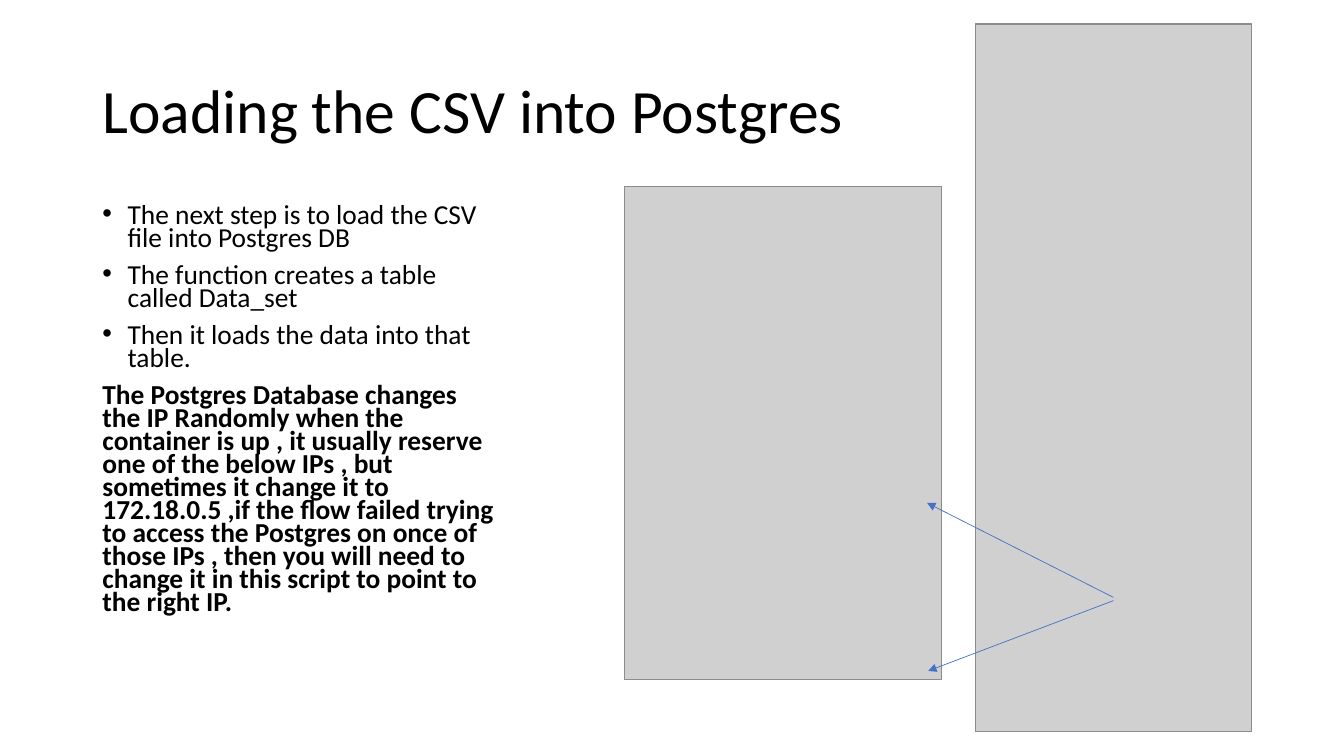
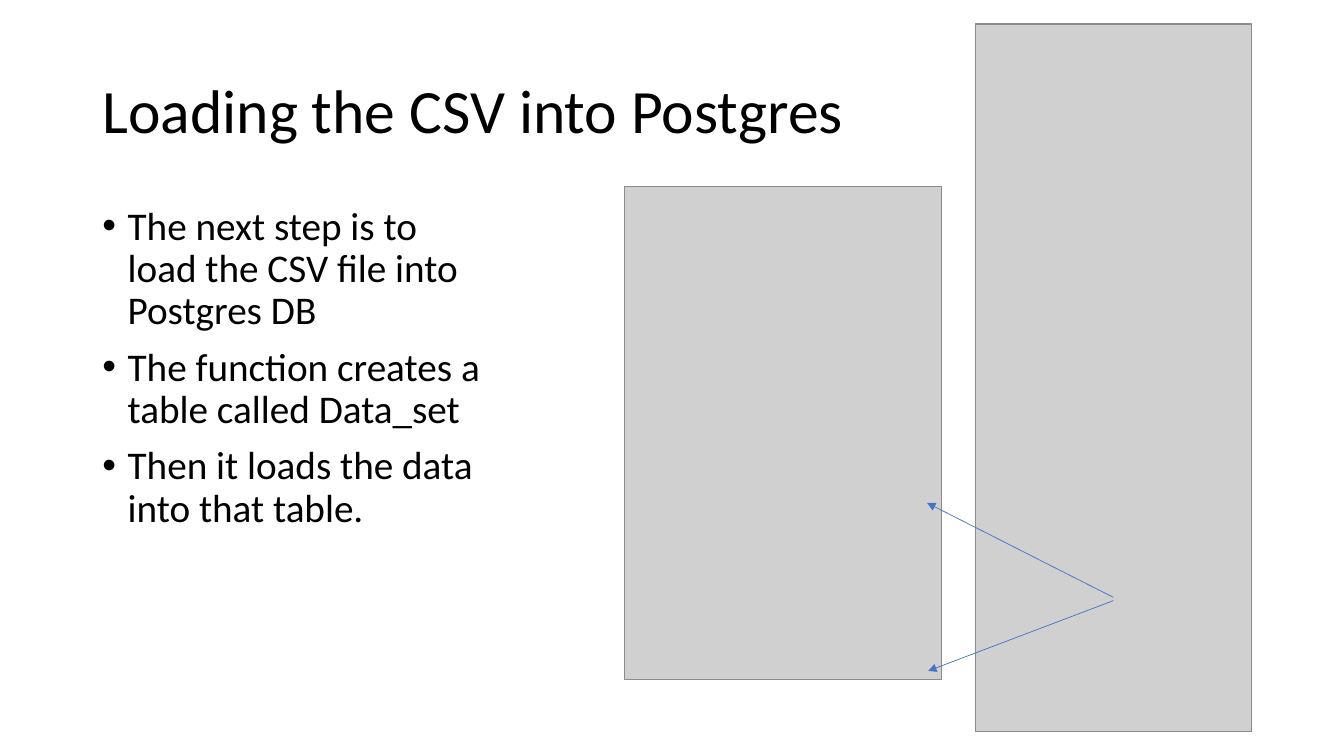
Before and after one commit to amkurdi123/DataEngineering, a slide deck: slide 13 of Question 2/assignment1-Question2.pptx. Drawn at 1344x756 pixels with LibreOffice and Linux fonts; fonts in the diff are those of the drawing; grey boxes stand for pictures. Boxes give left, top, right and bottom in pixels: in the first picture for what was removed or moved away, otherwise in the second. Text is boxed around its words. In the diff, an @@ line names an element or a change of style, - is before the commit and + after.

Commit message:
my first commit4

```diff
--- a/Question 2/assignment1-Question2.pptx
+++ b/Question 2/assignment1-Question2.pptx
@@ text "The next step is to ..." at [128,212,480,523]: size 19.6 to 28 pt; line spacing 0.7 to 0.9 @@
@@ text at [102,384,494,616]: paragraph removed @@
-The Postgres Database changes the IP Randomly when the container is up , it usually reserve one of the below IPs , but sometimes it change it to 172.18.0.5 ,if the flow failed trying to access the Postgres on once of those IPs , then you will need to change it in this script to point to the right IP.
```
